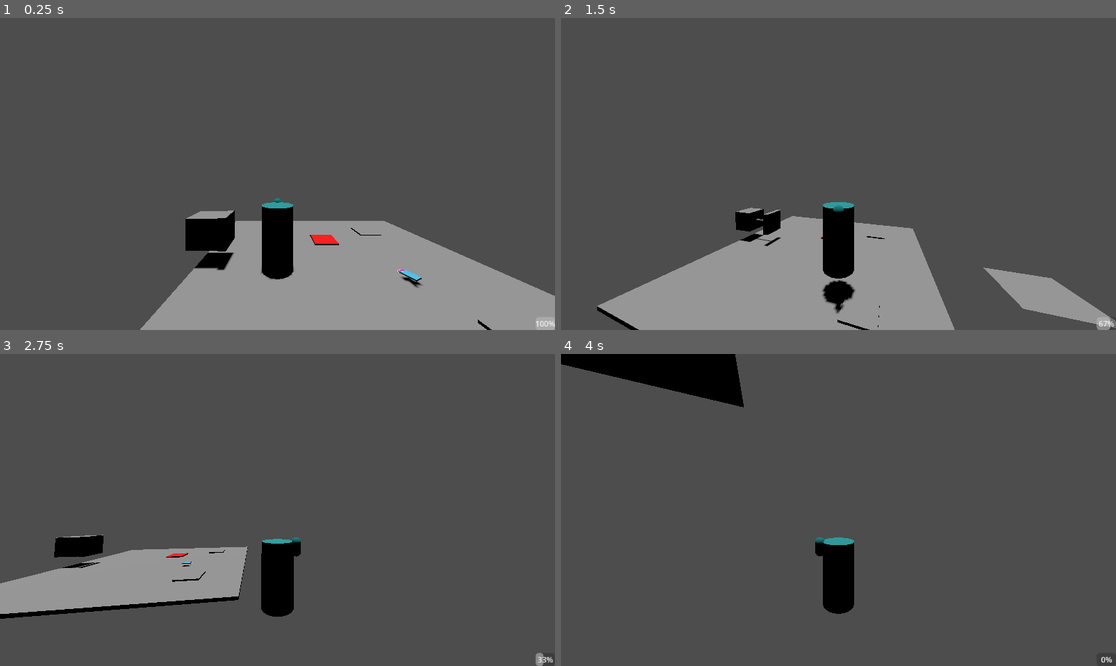
Above: before the commit, frames 1-4 (two rows, left to right).
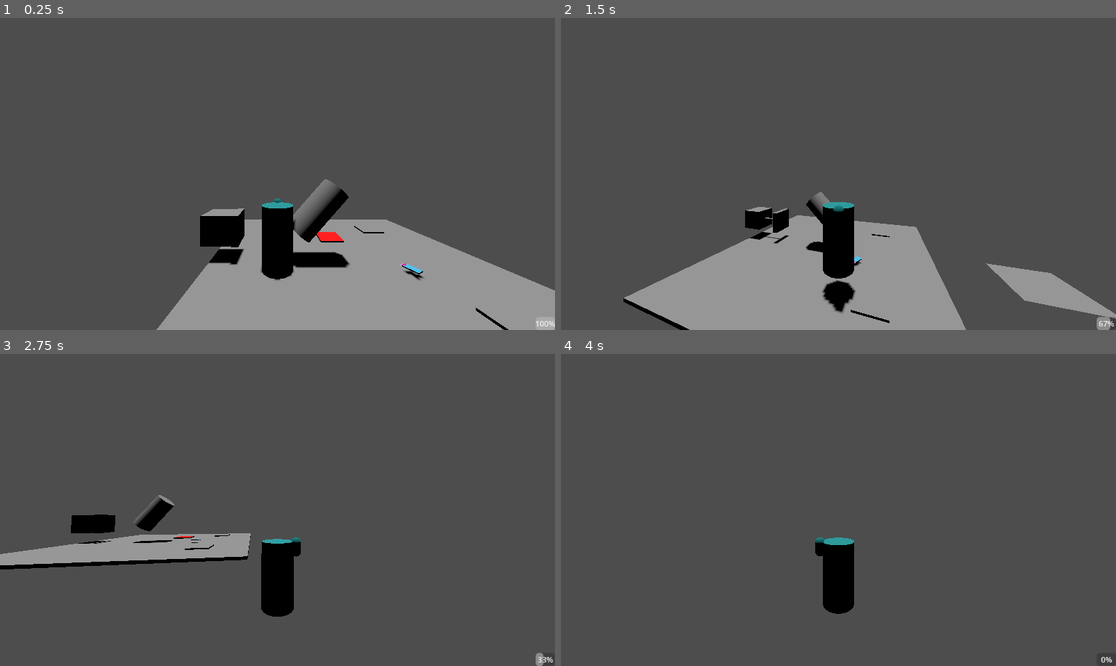
Above: after the commit, the same moments.

Repository: audreyssu/GGJ-2025-BubblegumPlatformer
Game: Godot game, scene res://scenes/world_root.tscn
The game is run twice, just before and just after one commit, with the same random seed, the same clock (stepped at 60 frames per second) and the same inputs.
Inputs (mouse positions are in pixels of both pictures, inside the frame that each line leads up to):
- Up to frame 1 (0.25 s): no input
- Up to frame 2 (1.5 s): move the mouse to (866, 174) at 0.52 s; hold D (p_right) 0.53-1.28 s; click (866, 174) at 0.6 s; tap Space (p_jump) at 0.77 s; move the mouse to (810, 174) at 1.27 s; hold S (p_backward) from 1.28 s (still down); tap W (p_foreward) at 1.35 s
- Up to frame 3 (2.75 s): tap Space (p_jump) at 1.52 s; move the mouse to (288, 503) at 2.02 s; release S (p_backward) at 2.03 s; hold D (p_right) from 2.03 s (still down); click (288, 503) at 2.1 s
- Up to frame 4 (4 s): move the mouse to (832, 516) at 2.77 s; tap W (p_foreward) at 2.85 s; tap Space (p_jump) at 3.02, 3.77 s; move the mouse to (877, 513) at 3.52 s; release D (p_right) at 3.53 s; hold A (p_left) from 3.53 s (still down); click (877, 513) at 3.6 s

The runs differ from the first frame. In frame 1, 3.6% of the frame differs, in the area x 25-100%, y 51-100%; in frame 2, 3.7%; in frame 3, 9.7%, in the area x 0-46%, y 45-85%; in frame 4, 3.2%.

Commit message:
Pendulum Collision, fullscreen for easier viewing

Diff:
--- a/bubblegamejam/project.godot
+++ b/bubblegamejam/project.godot
@@ -18,6 +18,10 @@
 [autoload]
 
 Settings="*res://scripts/settings.gd"
+
+[display]
+
+window/size/mode=3
 
 [global_group]
 
--- a/bubblegamejam/scenes/moving_platform.tscn
+++ b/bubblegamejam/scenes/moving_platform.tscn
@@ -56,7 +56,7 @@
 script = ExtResource("1_2hnug")
 
 [node name="platformBody" type="AnimatableBody3D" parent="."]
-transform = Transform3D(-0.00811513, 0, -0.999967, 0, 1, 0, 0.999967, 0, -0.00811513, 4.40261, 0, -0.0291941)
+transform = Transform3D(-0.00811513, 0, -0.999967, 0, 1, 0, 0.999967, 0, -0.00811513, -0.0325928, 0, -0.0651874)
 collision_layer = 2
 
 [node name="platformMesh" type="MeshInstance3D" parent="platformBody"]
@@ -69,7 +69,7 @@
 curve = SubResource("Curve3D_bbgju")
 
 [node name="platformPathFollow" type="PathFollow3D" parent="platformPath"]
-transform = Transform3D(-0.00811513, 0, -0.999967, 0, 1, 0, 0.999967, 0, -0.00811513, 4.40261, 0, -0.0291941)
+transform = Transform3D(-0.00811513, 0, -0.999967, 0, 1, 0, 0.999967, 0, -0.00811513, -0.0325928, 0, -0.0651874)
 
 [node name="platformTransform" type="RemoteTransform3D" parent="platformPath/platformPathFollow"]
 remote_path = NodePath("../../../platformBody")
--- a/bubblegamejam/scenes/pendulum.tscn
+++ b/bubblegamejam/scenes/pendulum.tscn
@@ -111,6 +111,7 @@
 
 [node name="pendulumBody" type="AnimatableBody3D" parent="."]
 transform = Transform3D(0.707107, 0.707107, 0, -0.707107, 0.707107, 0, 0, 0, 1, -1, 0, 0)
+collision_layer = 2
 
 [node name="pendulumMesh" type="MeshInstance3D" parent="pendulumBody"]
 mesh = SubResource("CylinderMesh_6igka")
--- a/bubblegamejam/scenes/world_root.tscn
+++ b/bubblegamejam/scenes/world_root.tscn
@@ -9,6 +9,7 @@
 [ext_resource type="PackedScene" uid="uid://dldq2gdep0loy" path="res://scenes/spikes.tscn" id="7_18fcs"]
 [ext_resource type="PackedScene" uid="uid://o251yu4k7q1y" path="res://scenes/piston.tscn" id="8_mtc1a"]
 [ext_resource type="PackedScene" uid="uid://d172pyvl6rxwr" path="res://scenes/moving_platform.tscn" id="9_ws5sk"]
+[ext_resource type="PackedScene" uid="uid://bsmw61s6uuuui" path="res://scenes/pendulum.tscn" id="10_j7jao"]
 
 [node name="worldRoot" type="Node3D"]
 script = ExtResource("1_0qkg6")
@@ -42,6 +43,9 @@
 
 [node name="movingPlatform" parent="." instance=ExtResource("9_ws5sk")]
 
+[node name="pendulum" parent="." instance=ExtResource("10_j7jao")]
+transform = Transform3D(1, 0, 0, 0, 1, 0, 0, 0, 1, 0, 1.79248, 0)
+
 [connection signal="numBubblesChanged" from="player" to="Bubble_Counter" method="_on_player_num_bubbles_changed"]
 
 [editable path="checkpoint2"]
Not shown: 1 places in bubblegamejam/scenes/world_root.tscn that only renumber resources
